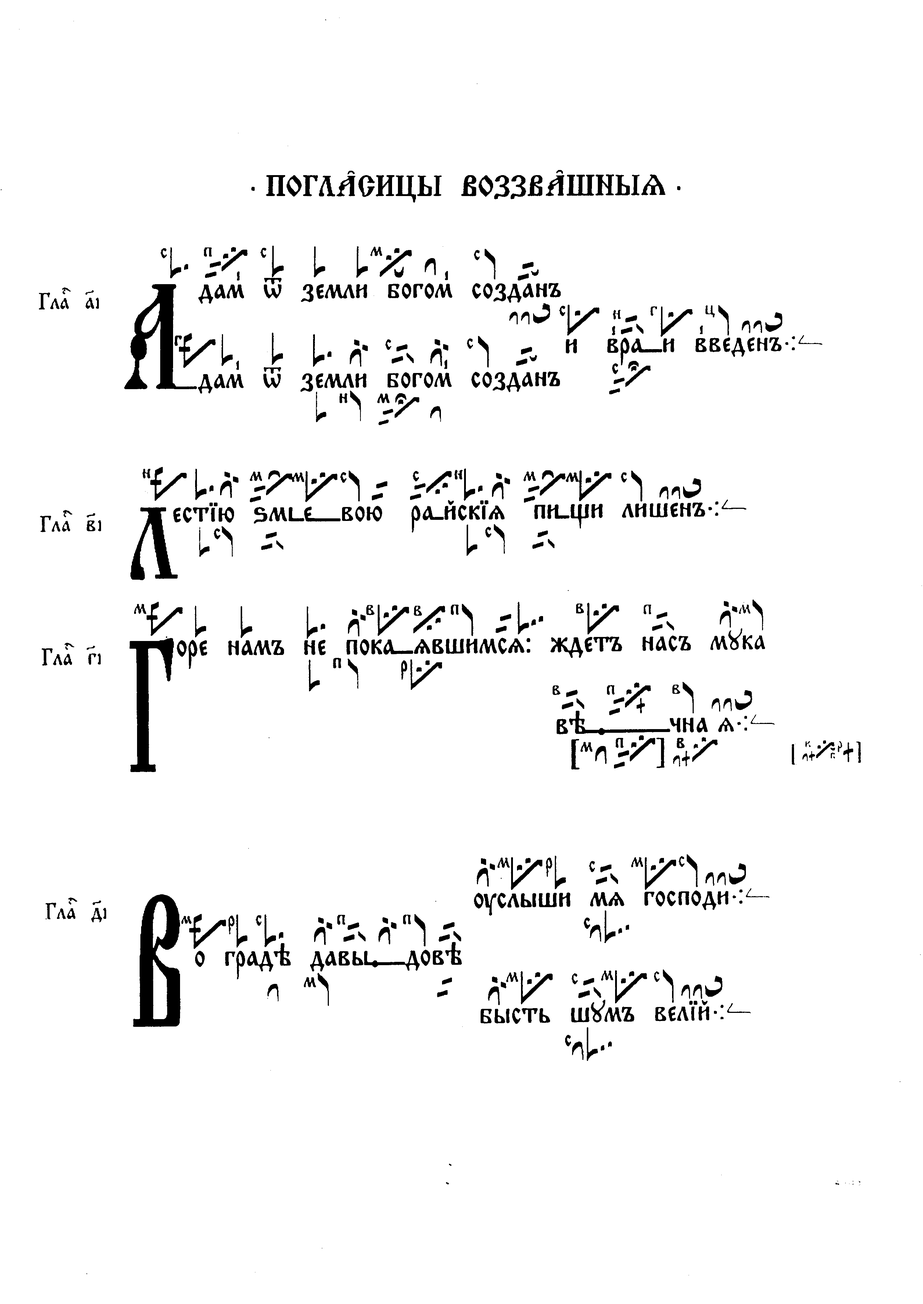
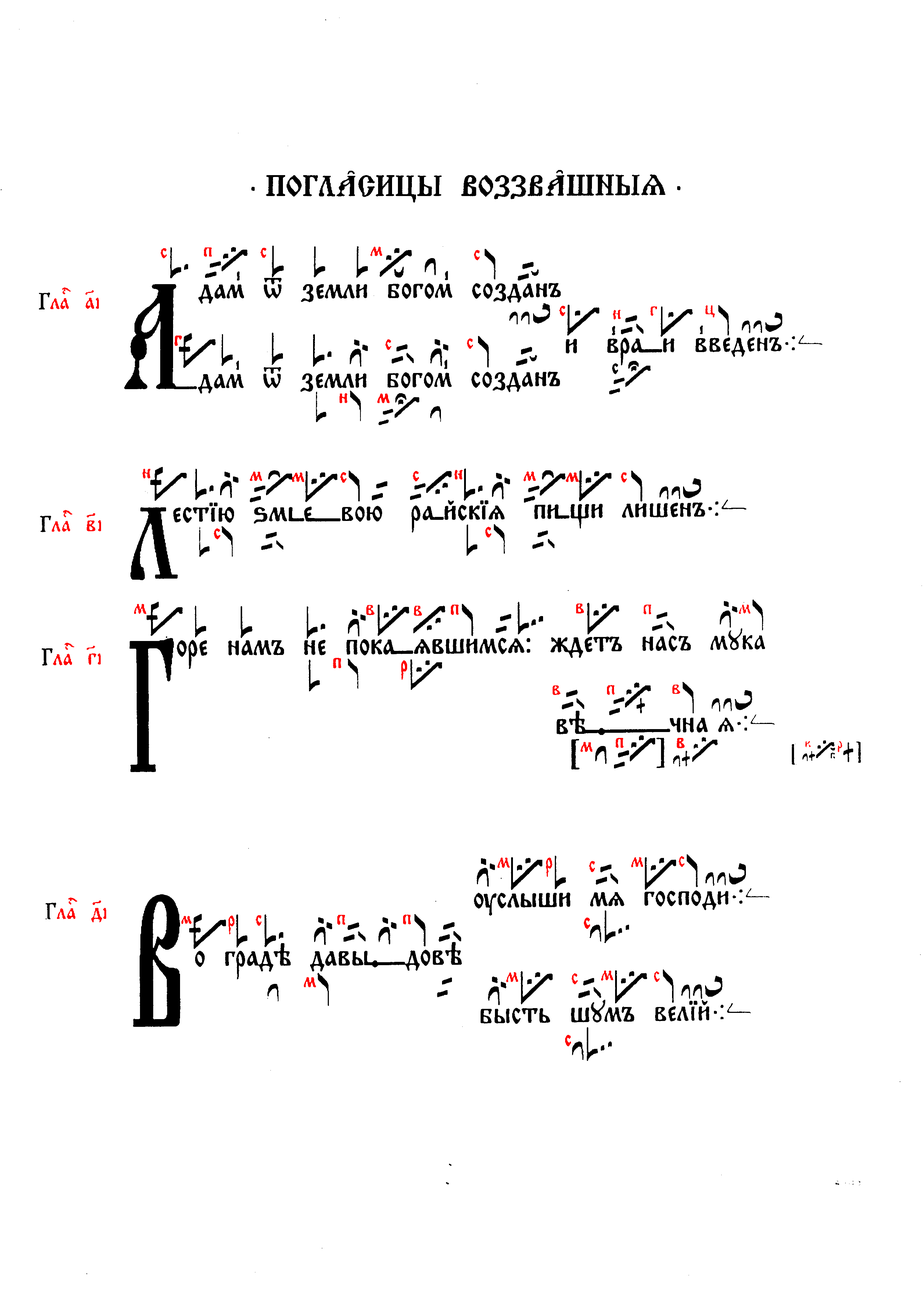
Comparing the layer stacks of the two 923 x 1304 images. Changes:
added layer "Червила" above "Чернила" over [50, 246, 842, 1047]
painted on "Чернила" over [50, 246, 842, 1047]
